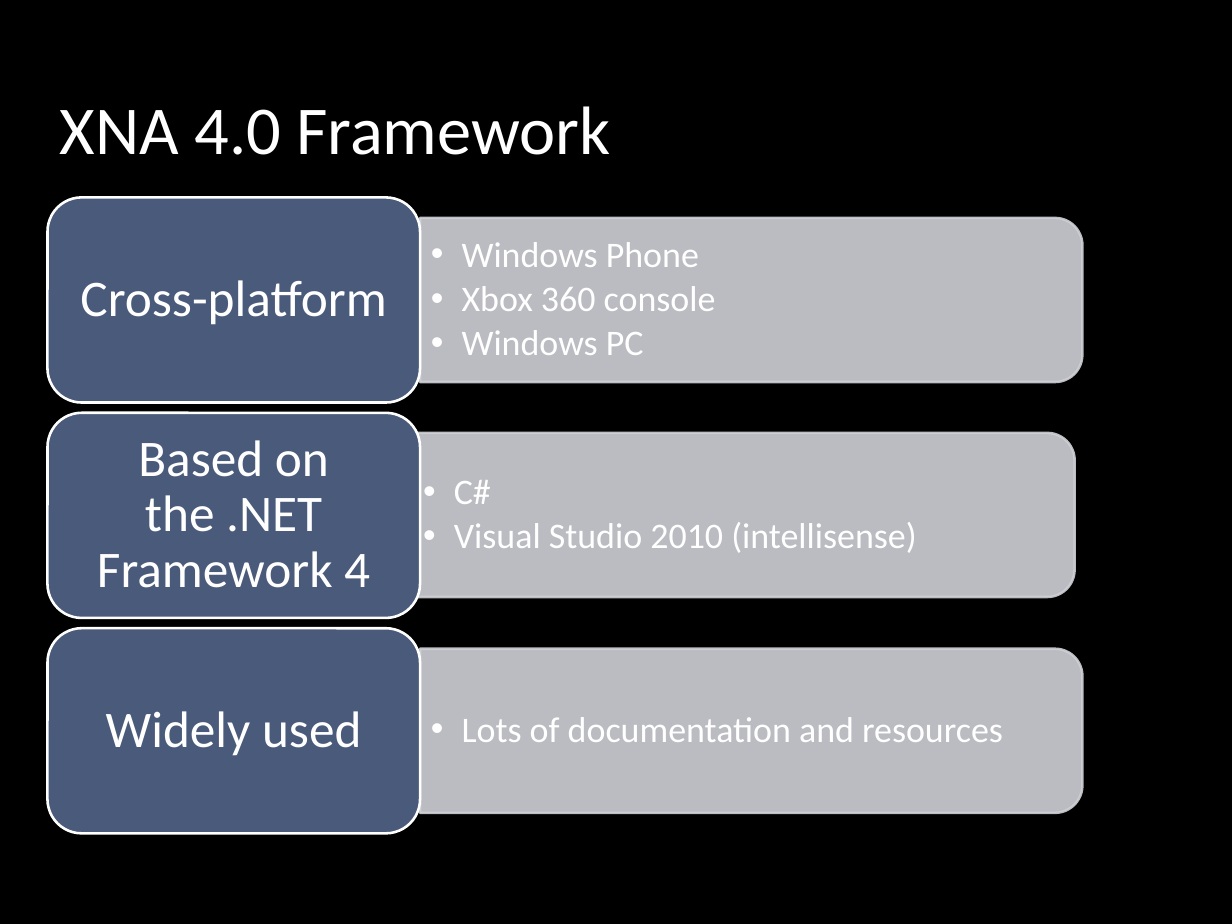
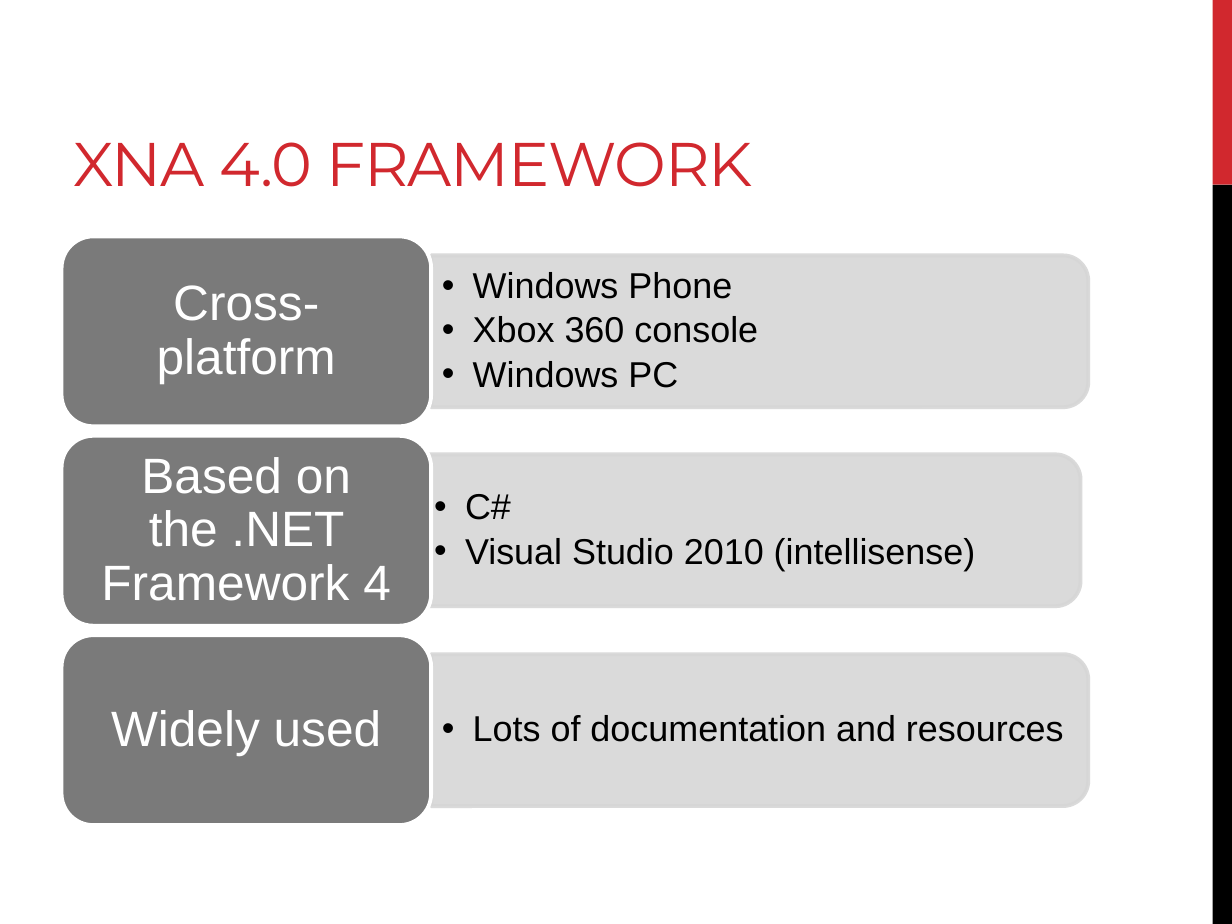
Before and after one commit to peterhoang/Super-Duper-Game, a slide deck: slide 4 of The Super-Awesome Game Deck.pptx. Drawn at 1232x924 pixels with LibreOffice and Linux fonts; fonts in the diff are those of the drawing; background and template pictures are left out. Boxes give left, top, right and bottom in pixels: in the first picture for what was removed or moved away, otherwise in the second. Text is boxed around its words. In the diff, an @@ line names an element or a change of style, - is before the commit and + after.

Commit message:
Changed the PP theme.

```diff
--- a/The Super-Awesome Game Deck.pptx
+++ b/The Super-Awesome Game Deck.pptx
@@ background picture (left out) to #FFFFFF @@
@@ rectangle removed at bbox=[0, 0, 1232, 924] @@
@@ rectangle added at bbox=[1212, 0, 1232, 185], fill #D1282E @@
@@ title at bbox=[74, 142, 752, 187]: text changed; size 40 to 36 pt; font Calibri to Montserrat; text colour #FFFFFF to #D1282E @@
-XNA 4.0 Framework
+XNA 4.0 FRAMEWORK
@@ rectangle added at bbox=[1212, 185, 1232, 924], fill #000000 @@
@@ fill #4A5A7A to #7A7A7A; outline #FFFFFF 1.5 pt to #FFFFFF 2.25 pt in 3 elements at bbox=[62, 636, 431, 825], bbox=[62, 436, 431, 626], bbox=[62, 237, 431, 426] @@
@@ rounded rectangle: place and size @@
-rounded rectangle at bbox=[48, 197, 420, 403]
+rounded rectangle at bbox=[62, 237, 431, 426]
@@ size 30 to 29 pt, font Calibri to Arial in 3 elements at bbox=[111, 710, 382, 755], bbox=[101, 457, 391, 601], bbox=[157, 285, 336, 383] @@
@@ text "Cross-platform": place and size @@
-text "Cross-platform" at bbox=[80, 280, 386, 325]
+text "Cross-platform" at bbox=[157, 285, 336, 383]
@@ font Calibri to Arial, text colour #FFFFFF to #000000 in 3 elements at bbox=[473, 715, 1064, 742], bbox=[465, 494, 976, 571], bbox=[473, 272, 758, 388] @@
@@ text "Windows Phone": place and size @@
-text "Windows Phone" at bbox=[462, 242, 716, 355]
+text "Windows Phone" at bbox=[473, 272, 758, 388]
@@ fill #D0D2D7 at 90% opacity to #D7D7D7 at 90% opacity; outline #D0D2D7 1.5 pt to #D7D7D7 2.25 pt in 3 elements at bbox=[431, 654, 1088, 806], bbox=[424, 455, 1080, 606], bbox=[431, 255, 1088, 407] @@
@@ round same rect: place and size @@
-round same rect at bbox=[419, 219, 1082, 383]
+round same rect at bbox=[431, 255, 1088, 407]
@@ rounded rectangle: place and size @@
-rounded rectangle at bbox=[48, 413, 420, 618]
+rounded rectangle at bbox=[62, 436, 431, 626]
@@ text "Based on the .NET Framework ...": place and size @@
-text "Based on the .NET Framework ..." at bbox=[97, 440, 370, 588]
+text "Based on the .NET Framework ..." at bbox=[101, 457, 391, 601]
@@ text "C#": place and size @@
-text "C#" at bbox=[454, 480, 916, 553]
+text "C#" at bbox=[465, 494, 976, 571]
@@ round same rect: place and size @@
-round same rect at bbox=[412, 433, 1075, 597]
+round same rect at bbox=[424, 455, 1080, 606]
@@ rounded rectangle: place and size @@
-rounded rectangle at bbox=[48, 628, 420, 834]
+rounded rectangle at bbox=[62, 636, 431, 825]
@@ round same rect: place and size @@
-round same rect at bbox=[419, 649, 1082, 813]
+round same rect at bbox=[431, 654, 1088, 806]
@@ text "Lots of documentation and resources": place and size @@
-text "Lots of documentation and resources" at bbox=[462, 717, 1003, 742]
+text "Lots of documentation and resources" at bbox=[473, 715, 1064, 742]
```
Also in this commit, not shown: 28 other slides changed.
